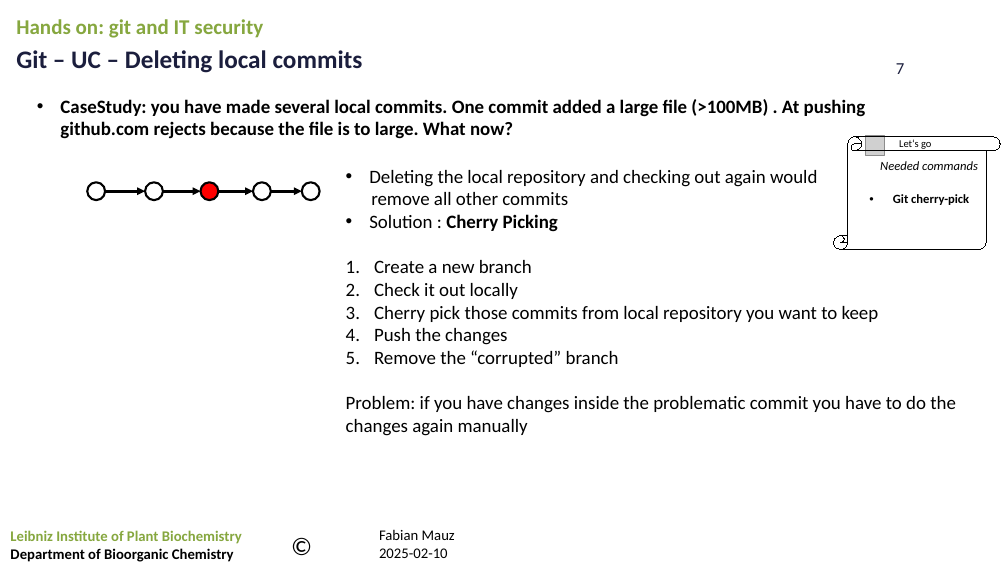
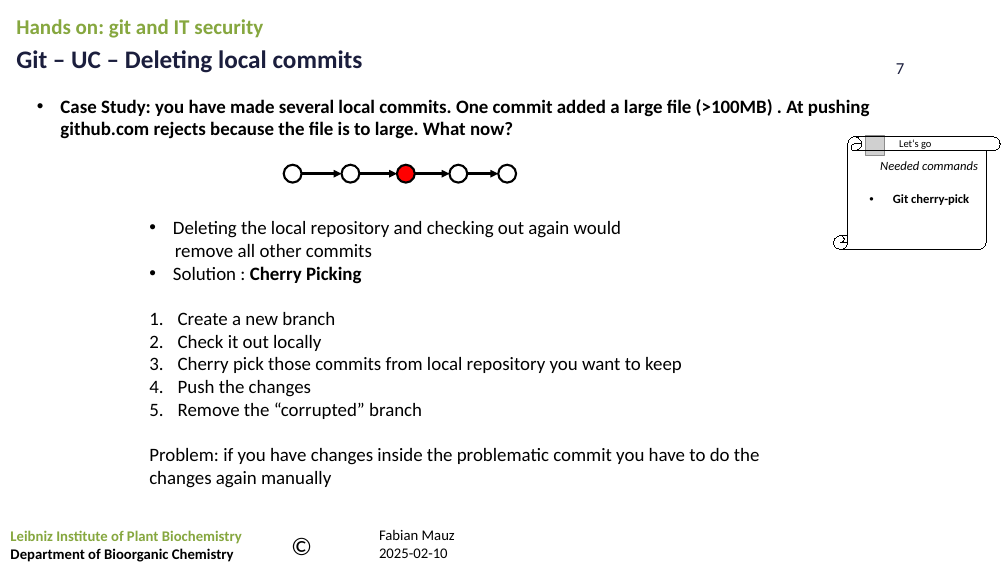
Before and after one commit to FabianMauz/talks_and_lessons, a slide deck: slide 7 of 20250219_git_and_it_security/20250219_git_and_it_security.pptx. Drawn at 1008x567 pixels with LibreOffice and Linux fonts; fonts in the diff are those of the drawing; grey boxes stand for pictures; background and template pictures are left out. Boxes give left, top, right and bottom in pixels: in the first picture for what was removed or moved away, otherwise in the second. Text is boxed around its words. In the diff, an @@ line names an element or a change of style, - is before the commit and + after.

```diff
--- a/20250219_git_and_it_security/20250219_git_and_it_security.pptx
+++ b/20250219_git_and_it_security/20250219_git_and_it_security.pptx
@@ text at (x1=60, y1=99, x2=870, y2=139): spaces changed @@
-• CaseStudy: you have made several local commits. One commit added a large file (>100MB) . At pushing github.com rejects because the file is to large. What now?
+• Case Study: you have made several local commits. One commit added a large file (>100MB) . At pushing github.com rejects because the file is to large. What now?
@@ 5 ellipses, 4 arrows moved together from (x1=87, y1=182, x2=320, y2=200) to (x1=284, y1=165, x2=516, y2=183) @@
@@ text "Deleting the local repository and ..." moved from (x1=346, y1=170, x2=956, y2=436) to (x1=149, y1=221, x2=760, y2=488) @@
```
Also in this commit, not shown: 4 other slides changed.
